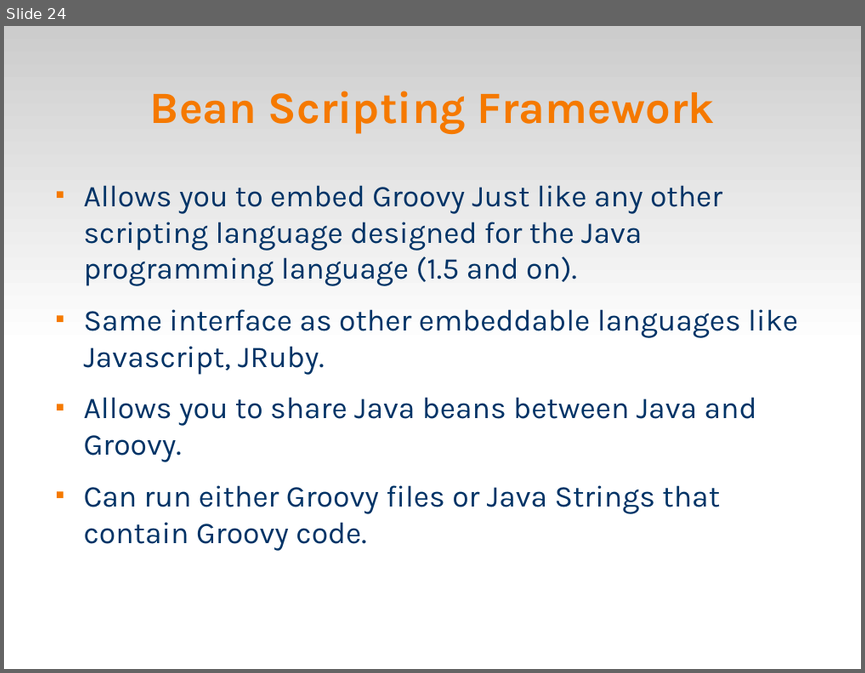
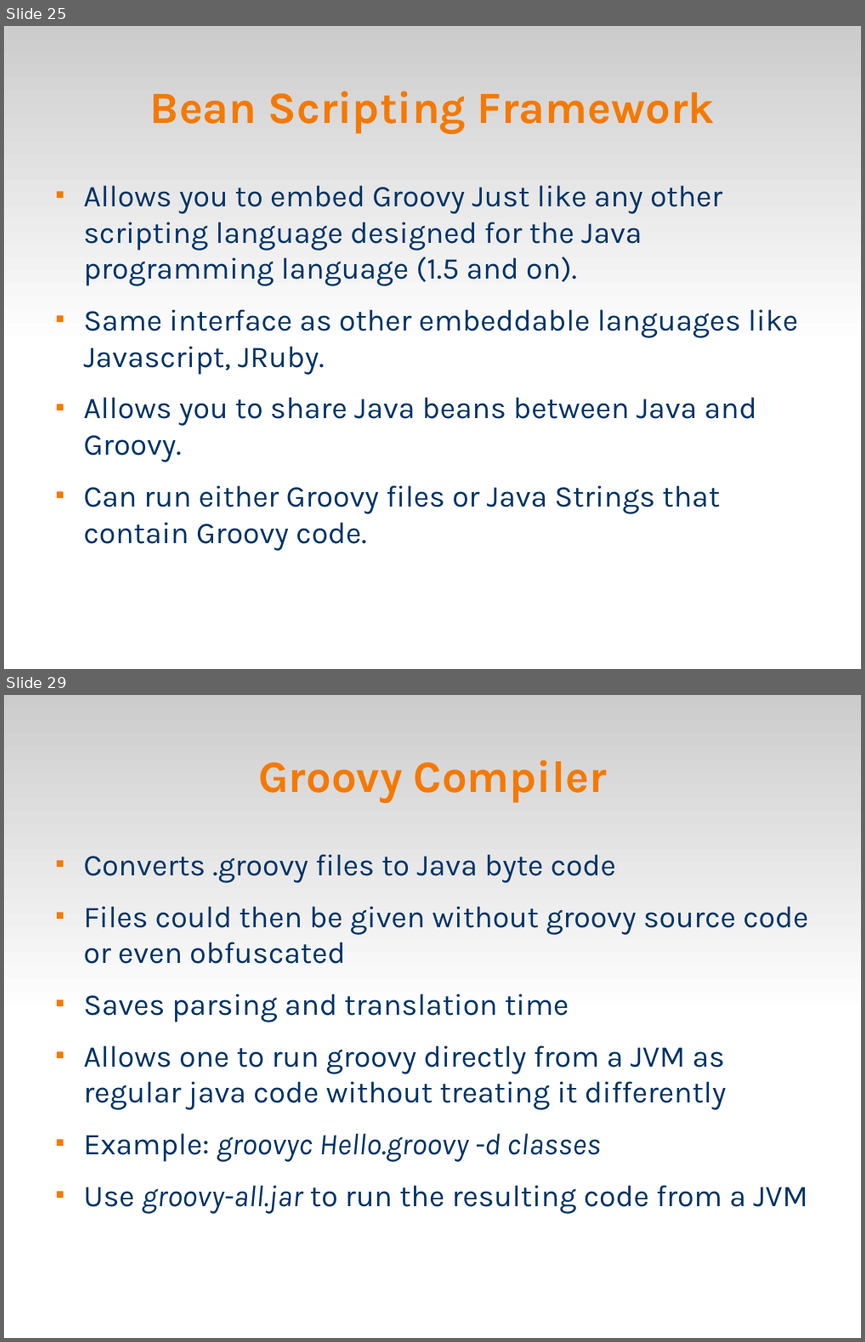
Before and after one commit to veltzer/demos, a slide deck: groovy/groovy.odp. Shown one above the other, each under a label of ours: slide 24 before the commit, slides 25 and 29 after it; the slides between them are not shown. The pictures are 865x673 and 865x1342 pixels, drawn with LibreOffice and Linux fonts; fonts in the diff are those of the drawing. Boxes give left, top, right and bottom in pixels: in the first picture for what was removed or moved away, otherwise in the second. Text is boxed around its words. In the diff, an @@ line names an element or a change of style, - is before the commit and + after.

Commit message:
groovysh examples

```diff
--- a/groovy/groovy.odp
+++ b/groovy/groovy.odp
@@ slide 29 added at bbox=[4, 695, 861, 1338], background #FFFFFF; not listed: 1 template element that a slide beside it also shows @@
@@ title added at bbox=[258, 760, 607, 803], 41.4 pt, text #F57900, bold @@
+Groovy Compiler
@@ text added at bbox=[84, 854, 808, 1213], 28 pt, text #003366 @@
+■ Converts .groovy files to Java byte code
+■ Files could then be given without groovy source code or even obfuscated
+■ Saves parsing and translation time
+■ Allows one to run groovy directly from a JVM as regular java code without treating it differently
+■ Example: groovyc Hello.groovy -d classes
+■ Use groovy-all.jar to run the resulting code from a JVM
@@ what was slide 24 is now slide 25 @@
```
Also in this commit, not shown: 1 slide changed, 6 other slides added, 2 other files.
